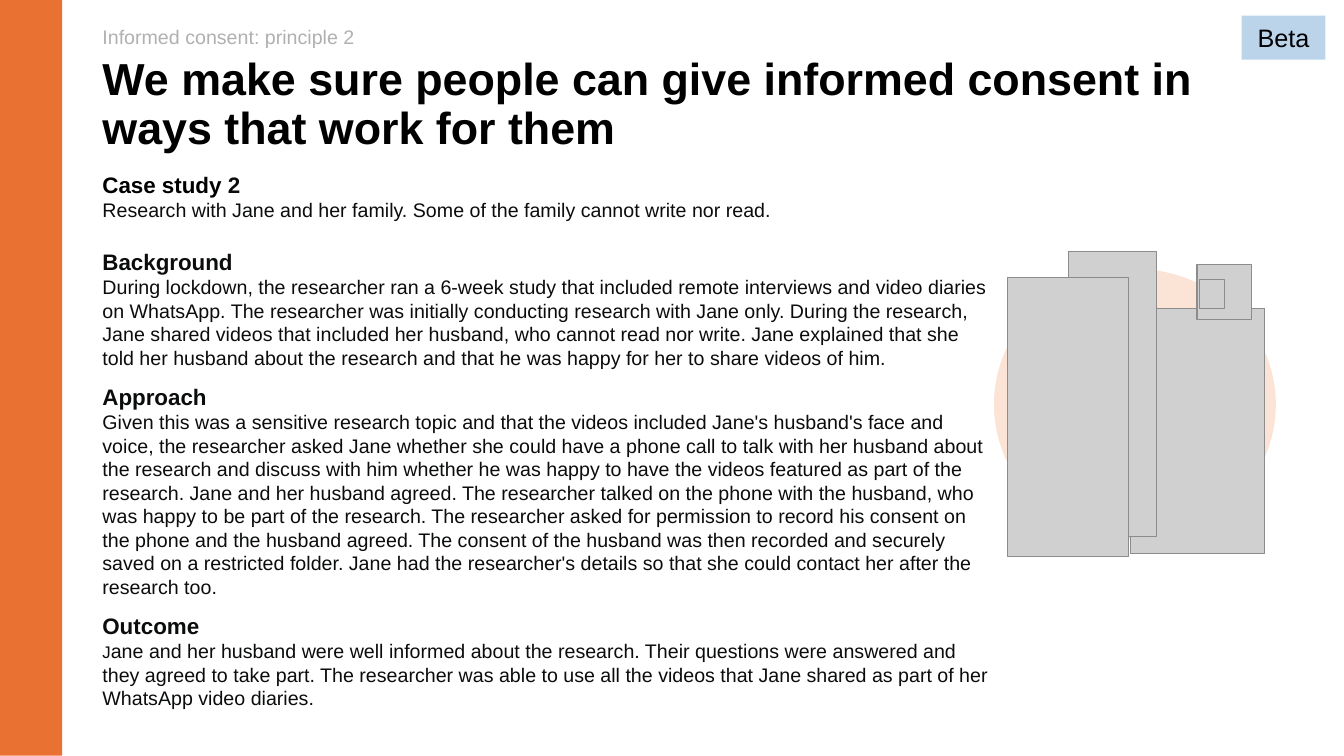
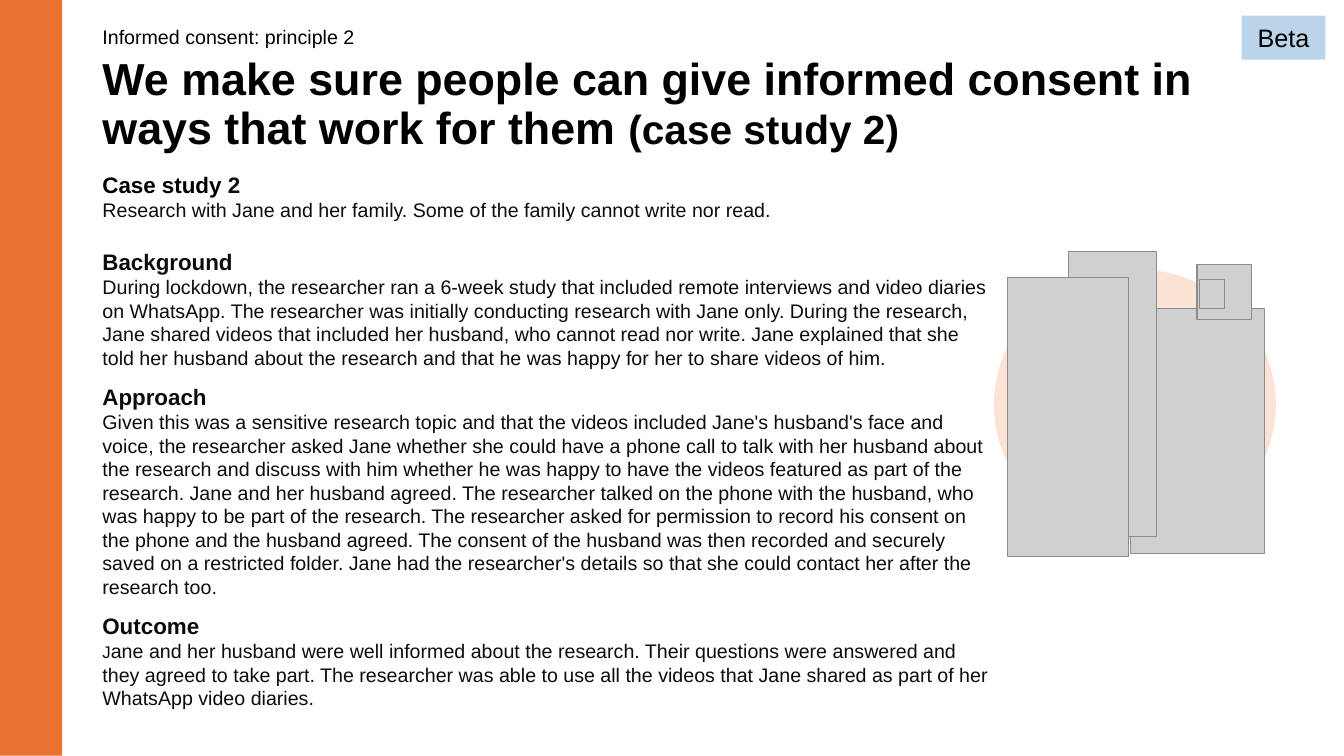
Before and after one commit to DFE-Digital/user-research-new-manual, a slide deck: slide 14 of app/assets/downloads/informed-consent-principles-beta-jun25.pptx. Drawn at 1344x756 pixels with LibreOffice and Linux fonts; fonts in the diff are those of the drawing; grey boxes stand for pictures. Boxes give left, top, right and bottom in pixels: in the first picture for what was removed or moved away, otherwise in the second. Text is boxed around its words. In the diff, an @@ line names an element or a change of style, - is before the commit and + after.

Commit message:
final informed consent ppt file added for blog post added

```diff
--- a/app/assets/downloads/informed-consent-principles-beta-jun25.pptx
+++ b/app/assets/downloads/informed-consent-principles-beta-jun25.pptx
@@ text "Informed consent: principle 2" at bbox=[102, 29, 354, 48]: text colour #B0B0B0 to #000000 @@
@@ title at bbox=[102, 62, 1192, 153]: text changed @@
-We make sure people can give informed consent in ways that work for them
+We make sure people can give informed consent in ways that work for them (case study 2)
```
Also in this commit, not shown: 17 other slides changed, 1 other file.
